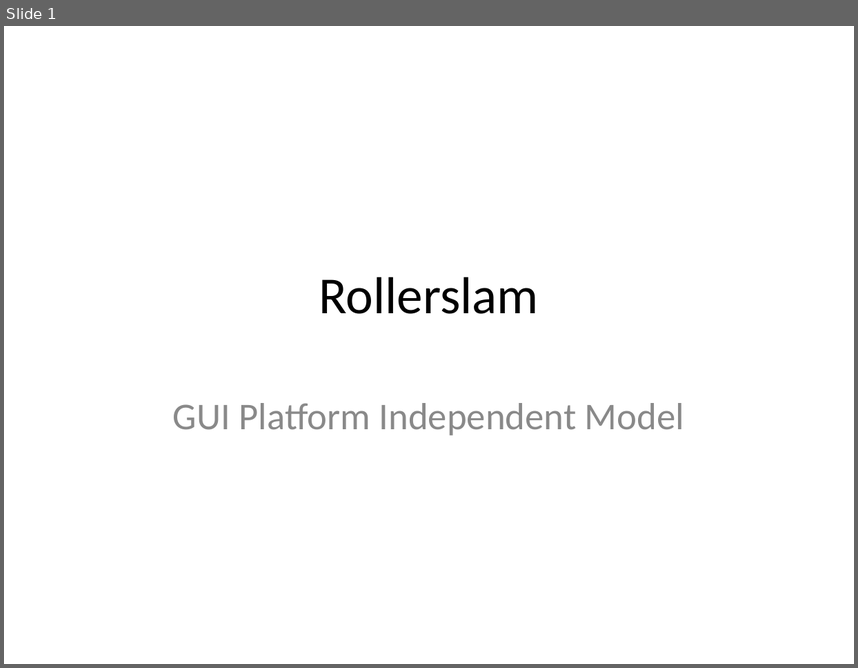
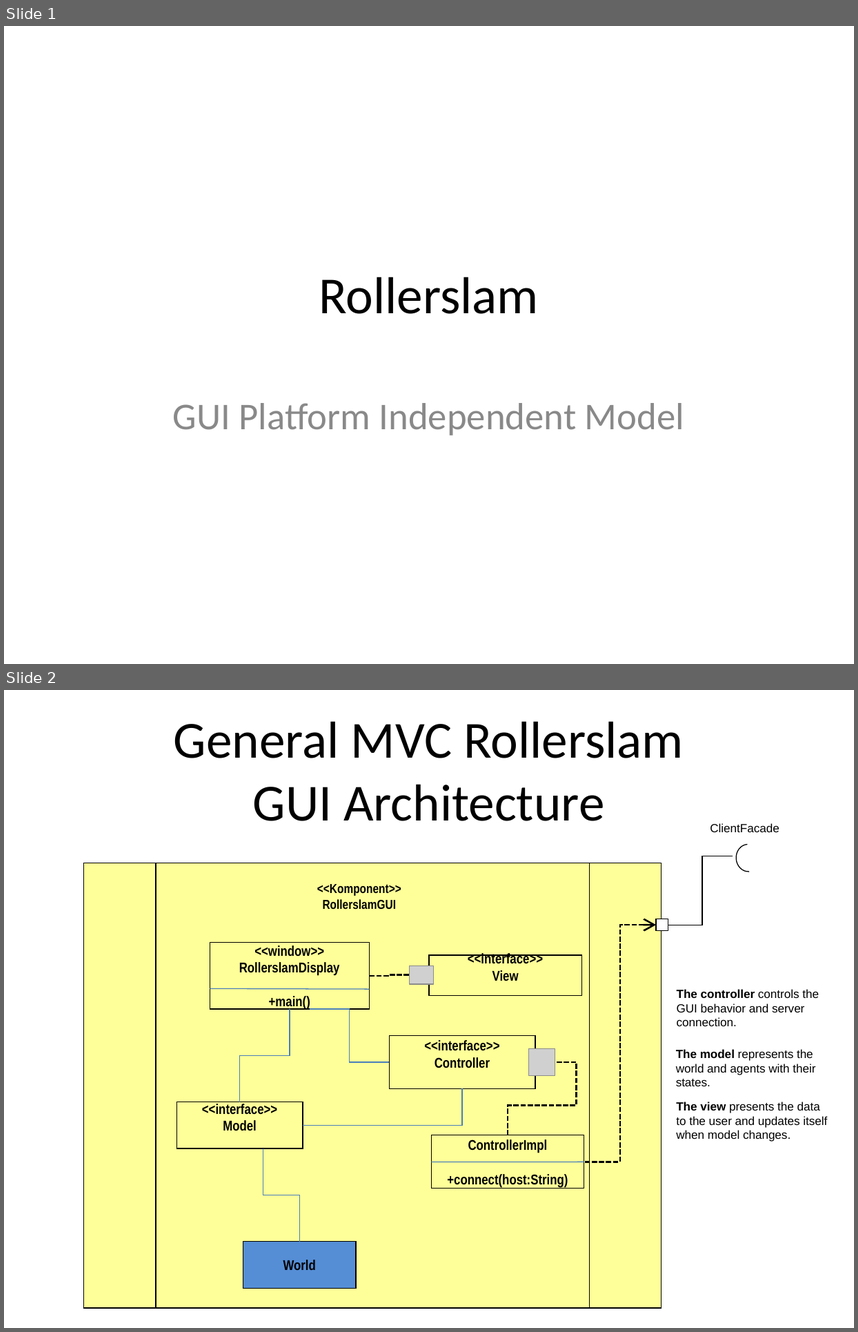
Before and after one commit to krishprince/rollerslam, a slide deck: docs/GUI/GUIModels_V.0.1.ppt. Shown one above the other, each under a label of ours: slide 1 before the commit, slides 1 and 2 after it. The pictures are 858x668 and 858x1332 pixels, drawn with LibreOffice and Linux fonts; fonts in the diff are those of the drawing; grey boxes stand for pictures. Boxes give left, top, right and bottom in pixels: in the first picture for what was removed or moved away, otherwise in the second. Text is boxed around its words. In the diff, an @@ line names an element or a change of style, - is before the commit and + after.

Commit message:
Uploading draft models; Fixing code formating on ControllerImpl.java; Created a new method in GameCanvas to update graphic content, so it would be better to model using UML.

```diff
--- a/docs/GUI/GUIModels_V.0.1.ppt
+++ b/docs/GUI/GUIModels_V.0.1.ppt
@@ slide 2 added at (4, 690, 854, 1328), background #FFFFFF @@
@@ title added at (174, 721, 684, 821), 44 pt, text #000000 @@
+General MVC Rollerslam
+GUI Architecture
@@ text added at (710, 823, 779, 832), 10 pt, text #000000 @@
+ClientFacade
@@ freeform shape added at (735, 845, 749, 872), outline #000000 0.74 pt @@
@@ flow chart predefined process added at (84, 862, 662, 1307), fill #FFFF99, outline #000000 0.74 pt @@
@@ elbow line added from (668, 925) to (733, 856), #000000 0.74 pt @@
@@ text added at (317, 884, 401, 909), 11 pt, text #000000, bold @@
+<<Komponent>>
+RollerslamGUI
@@ elbow arrow added from (584, 1162) to (656, 925), #000000 1.5 pt dashed @@
@@ rectangle added at (656, 918, 668, 931), fill #FFFFFF, outline #000000 0.74 pt @@
@@ rectangle added at (210, 943, 369, 1009), fill #FFFF99, outline #000000 0.74 pt, 12 pt, text #000000, bold @@
+<<window>>
+RollerslamDisplay
++main()
@@ rectangle added at (429, 955, 582, 996), fill #FFFF99, outline #000000 0.74 pt, 12 pt, text #000000, bold @@
+<<interface>>
+View
@@ elbow line added from (410, 975) to (370, 976), #000000 1.5 pt dashed @@
@@ picture added at (410, 965, 434, 984) @@
@@ line added from (210, 988) to (370, 989), #4A7EBB 0.74 pt @@
@@ text added at (677, 989, 819, 1026), 10 pt, text #000000 @@
+The controller controls the GUI behavior and server connection.
@@ elbow line added from (290, 1009) to (239, 1101), #4A7EBB 0.74 pt @@
@@ elbow line added from (309, 1009) to (389, 1063), #4A7EBB 0.74 pt @@
@@ rectangle added at (389, 1035, 535, 1088), fill #FFFF99, outline #000000 0.74 pt, 12 pt, text #000000, bold @@
+<<interface>>
+Controller
@@ elbow line added from (508, 1134) to (555, 1061), #000000 1.5 pt dashed @@
@@ picture added at (528, 1049, 555, 1075) @@
@@ text added at (676, 1049, 815, 1086), 10 pt, text #000000 @@
+The model represents the world and agents with their states.
@@ rectangle added at (176, 1101, 302, 1148), fill #FFFF99, outline #000000 0.74 pt, 12 pt, text #000000, bold @@
+<<interface>>
+Model
@@ elbow line added from (462, 1089) to (302, 1125), #4A7EBB 0.74 pt @@
@@ text added at (676, 1101, 827, 1141), 10 pt, text #000000 @@
+The view presents the data to the user and updates itself when model changes.
@@ rectangle added at (432, 1134, 584, 1188), fill #FFFF99, outline #000000 0.74 pt, 12 pt, text #000000, bold @@
+ControllerImpl
++connect(host:String)
@@ elbow line added from (263, 1148) to (300, 1241), #4A7EBB 0.74 pt @@
@@ line added from (432, 1162) to (584, 1162), #4A7EBB 0.74 pt @@
@@ rectangle added at (243, 1241, 356, 1288), fill #558ED5, outline #000000 0.74 pt, 12 pt, text #000000, bold @@
+World
```
Also in this commit, not shown: 3 slides changed, 2 other slides added, 1 slide removed, 2 other files.
